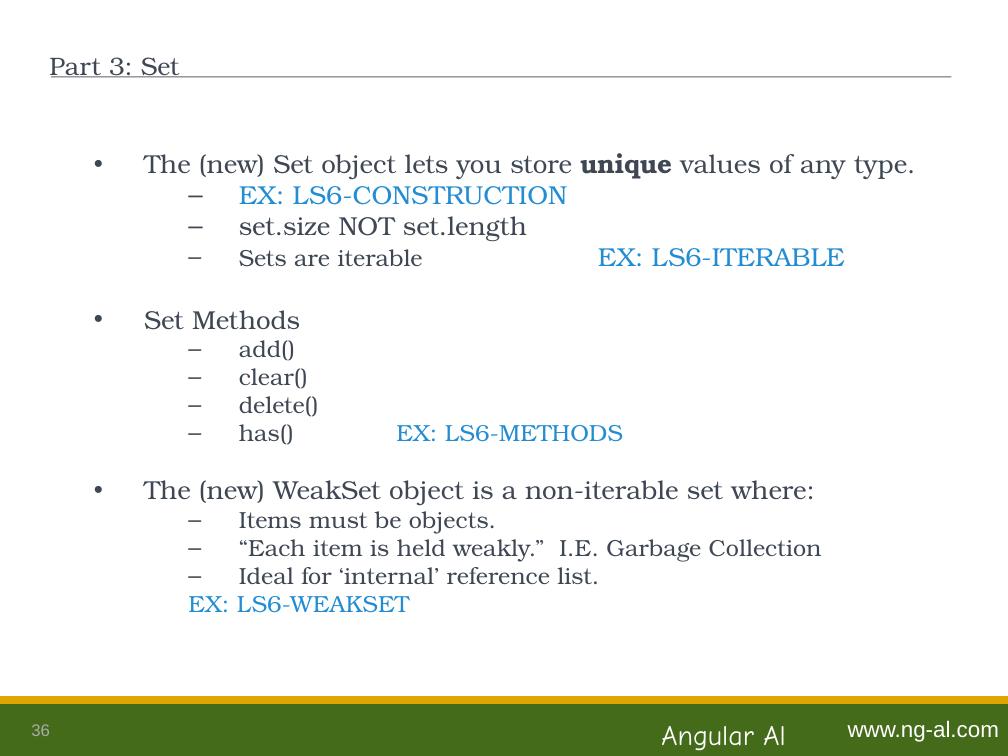
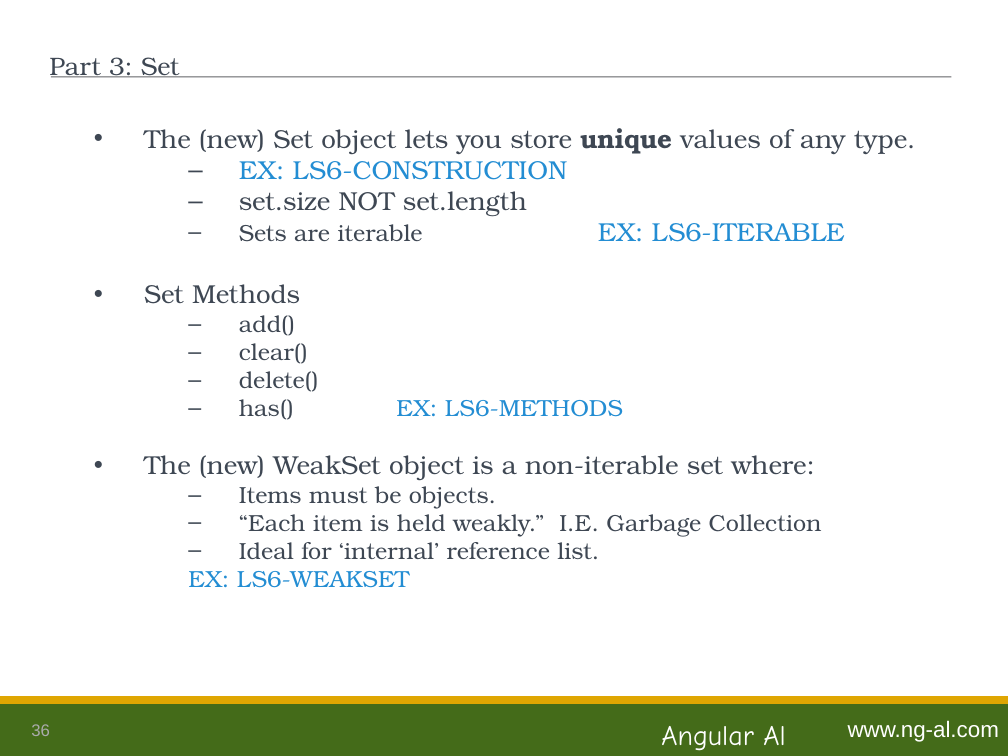
Before and after one commit to ng-al/es6-Intro, a slide deck: slide 36 of es6_Intro.ppt. Drawn at 1008x756 pixels with LibreOffice and Linux fonts; fonts in the diff are those of the drawing. Boxes give left, top, right and bottom in pixels: in the first picture for what was removed or moved away, otherwise in the second. Text is boxed around its words. In the diff, an @@ line names an element or a change of style, - is before the commit and + after.

```diff
--- a/es6_Intro.ppt
+++ b/es6_Intro.ppt
@@ text "The (new) Set object lets ...": place and size @@
-text "The (new) Set object lets ..." at box(144, 153, 916, 613)
+text "The (new) Set object lets ..." at box(144, 128, 916, 588)
```
Also in this commit, not shown: 7 other slides changed, 1 slide removed.
